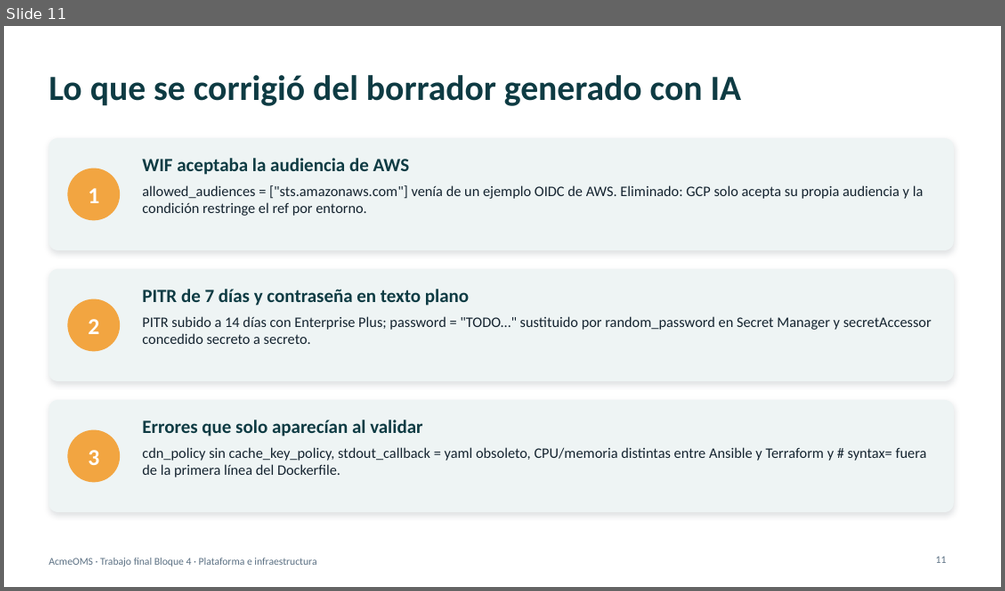
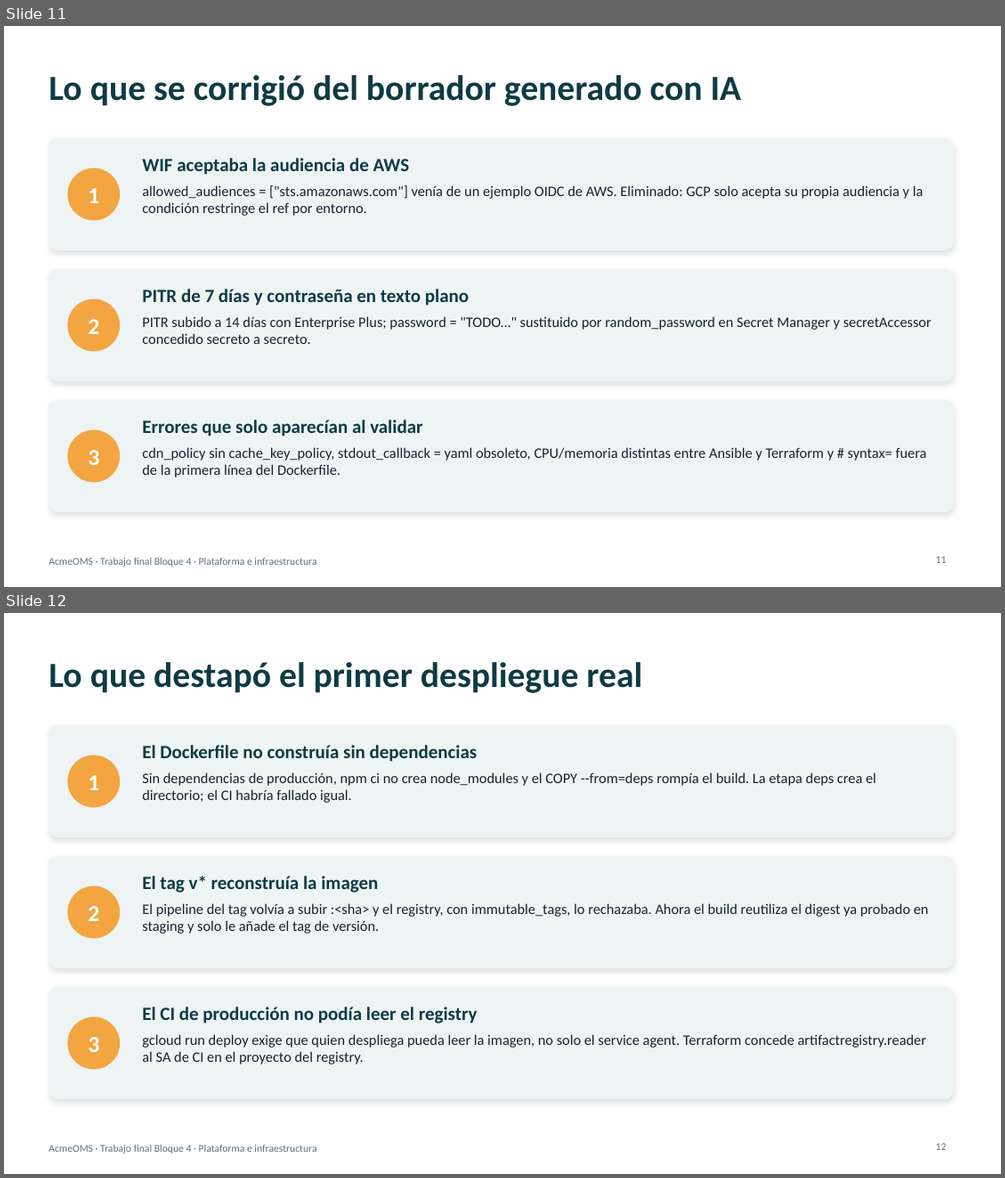
Before and after one commit to gusuval/oms-platform, a slide deck: doc/AcmeOMS-plataforma-e-infraestructura.pptx. Shown one above the other, each under a label of ours: slide 11 before the commit, slides 11 and 12 after it. The pictures are 1005x591 and 1005x1178 pixels, drawn with LibreOffice and Linux fonts; fonts in the diff are those of the drawing. Boxes give left, top, right and bottom in pixels: in the first picture for what was removed or moved away, otherwise in the second. Text is boxed around its words. In the diff, an @@ line names an element or a change of style, - is before the commit and + after.

```diff
--- a/doc/AcmeOMS-plataforma-e-infraestructura.pptx
+++ b/doc/AcmeOMS-plataforma-e-infraestructura.pptx
@@ slide 12 added at <box>4,613,1001,1174</box>, background #FFFFFF; not listed: 1 template element that a slide beside it also shows @@
@@ title added at <box>48,662,642,693</box>, 34 pt, text #0E3B43, bold @@
+Lo que destapó el primer despliegue real
@@ rounded rectangle added at <box>48,725,954,837</box>, fill #EEF4F4 @@
@@ text added at <box>142,745,477,762</box>, 18 pt, text #0E3B43, bold @@
+El Dockerfile no construía sin dependencias
@@ ellipse added at <box>67,755,120,807</box>, fill #F2A541 @@
@@ text added at <box>142,772,876,803</box>, 14 pt, text #14232F @@
+Sin dependencias de producción, npm ci no crea node_modules y el COPY --from=deps rompía el build. La etapa deps crea el directorio; el CI habría fallado igual.
@@ text added at <box>88,775,99,790</box>, 22 pt, text #FFFFFF, bold @@
+1
@@ rounded rectangle added at <box>48,856,954,968</box>, fill #EEF4F4 @@
@@ text added at <box>142,876,378,892</box>, 18 pt, text #0E3B43, bold @@
+El tag v* reconstruía la imagen
@@ ellipse added at <box>67,886,120,938</box>, fill #F2A541 @@
@@ text added at <box>88,906,99,921</box>, 22 pt, text #FFFFFF, bold @@
+2
@@ text added at <box>142,903,929,933</box>, 14 pt, text #14232F @@
+El pipeline del tag volvía a subir :<sha> y el registry, con immutable_tags, lo rechazaba. Ahora el build reutiliza el digest ya probado en staging y solo le añade el tag de versión.
@@ rounded rectangle added at <box>48,987,954,1099</box>, fill #EEF4F4 @@
@@ text added at <box>142,1006,477,1023</box>, 18 pt, text #0E3B43, bold @@
+El CI de producción no podía leer el registry
@@ ellipse added at <box>67,1017,120,1070</box>, fill #F2A541 @@
@@ text added at <box>88,1037,99,1052</box>, 22 pt, text #FFFFFF, bold @@
+3
@@ text added at <box>142,1034,926,1064</box>, 14 pt, text #14232F @@
+gcloud run deploy exige que quien despliega pueda leer la imagen, no solo el service agent. Terraform concede artifactregistry.reader al SA de CI en el proyecto del registry.
@@ page number added at <box>936,1143,947,1150</box>, 10 pt, text #5B7083 @@
+12
```
Also in this commit, not shown: 5 slides changed.
